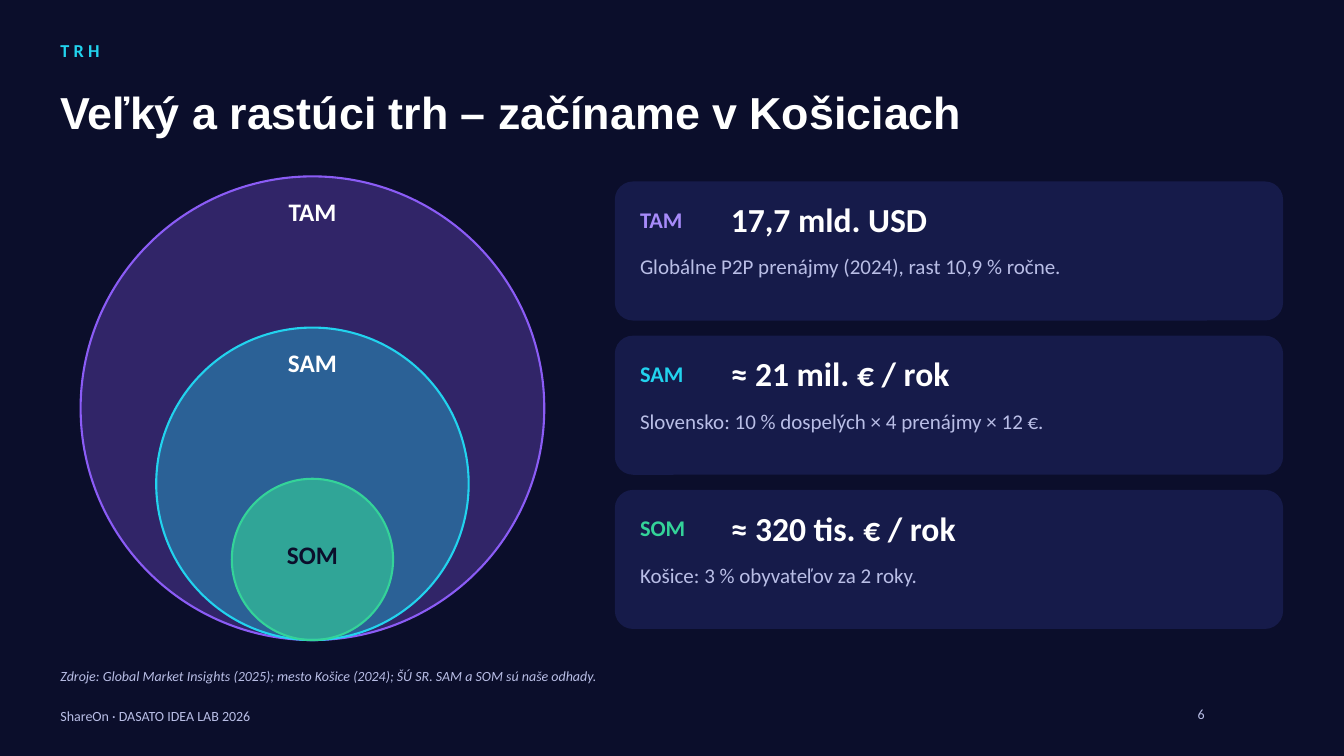
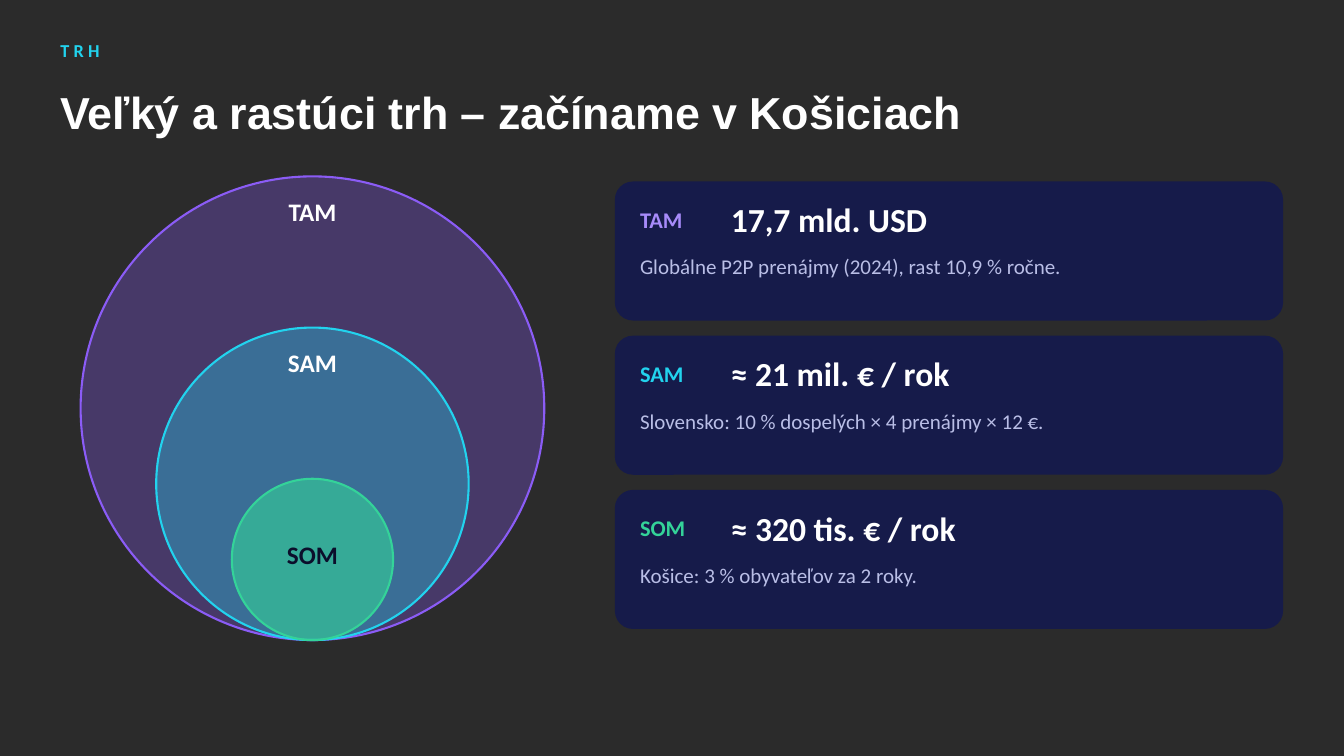
Before and after one commit to samueljurik5-web/shareon, a slide deck: slide 5 of docs/pitch/ShareOn-pitch-deck.pptx (slide 6 before the commit). Drawn at 1344x756 pixels with LibreOffice and Linux fonts; fonts in the diff are those of the drawing; background and template pictures are left out; a plain dark background stands for a picture behind light text. Boxes give left, top, right and bottom in pixels: in the first picture for what was removed or moved away, otherwise in the second. Text is boxed around its words. In the diff, an @@ line names an element or a change of style, - is before the commit and + after.

```diff
--- a/docs/pitch/ShareOn-pitch-deck.pptx
+++ b/docs/pitch/ShareOn-pitch-deck.pptx
@@ background #0B0E2B to picture (left out) @@
@@ text removed at box(60, 670, 596, 684) @@
-Zdroje: Global Market Insights (2025); mesto Košice (2024); ŠÚ SR. SAM a SOM sú naše odhady.
@@ text removed at box(60, 711, 250, 721) @@
-ShareOn · DASATO IDEA LAB 2026
@@ page number removed at box(1198, 709, 1205, 719) @@
-6
```
Also in this commit, not shown: 9 other slides changed, 1 slide added, 2 slides removed, 1 other file.
